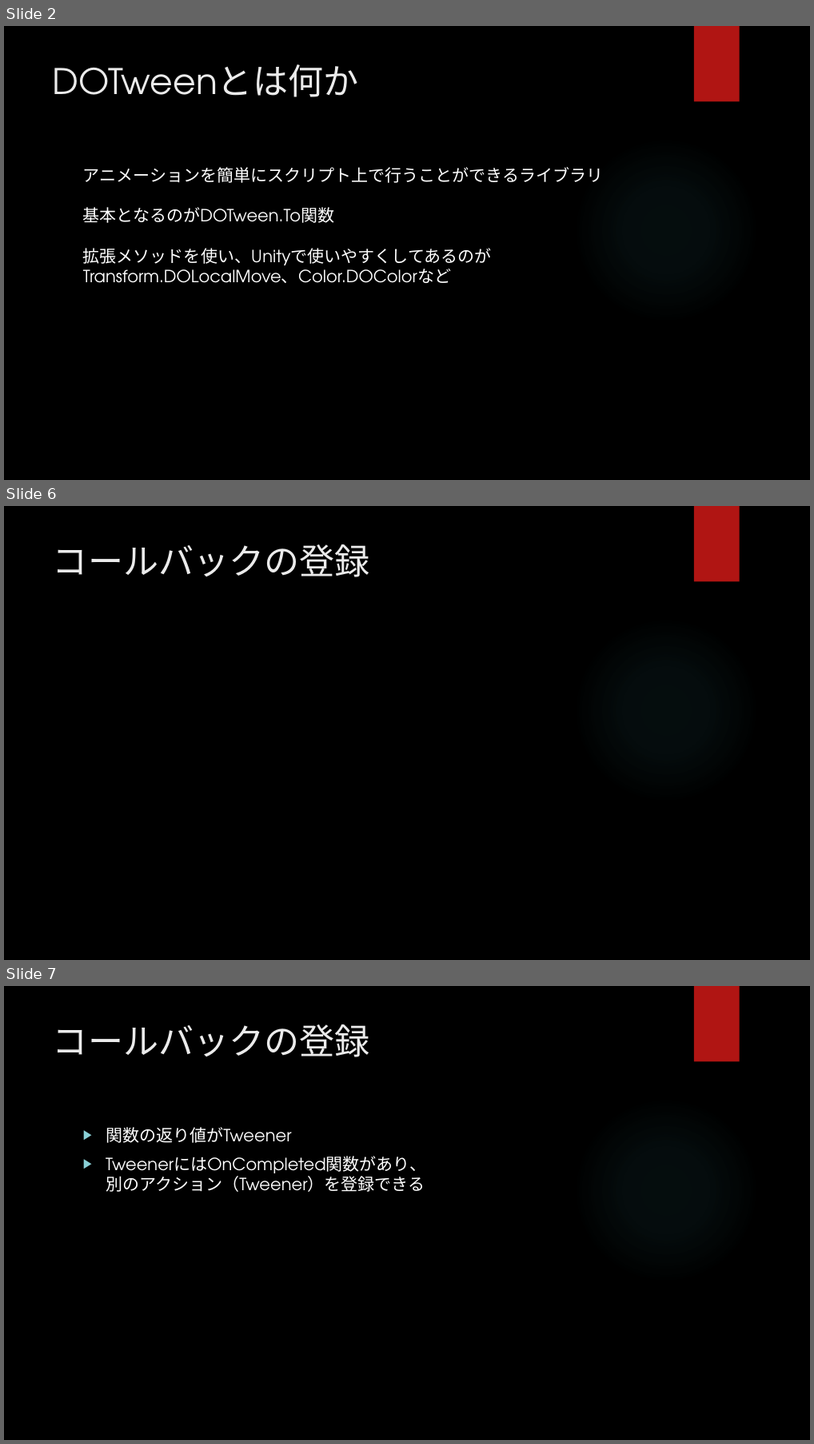
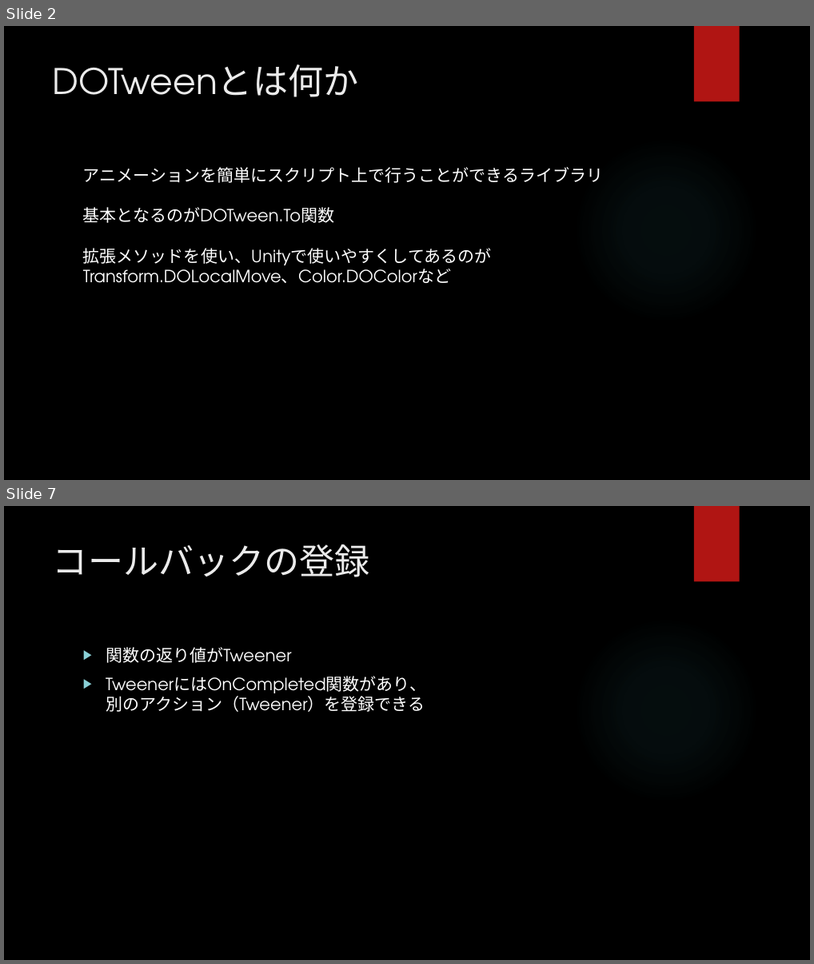
Before and after one commit to hopesnow/Study, a slide deck: RHStudy/Documents/プレゼンテーション1.pptx. Shown one above the other, each under a label of ours: slides 2, 6 and 7 before the commit, slides 2 and 7 after it; the slides between them are not shown. The pictures are 814x1444 and 814x964 pixels, drawn with LibreOffice and Linux fonts; fonts in the diff are those of the drawing; background and template pictures are left out. Boxes give left, top, right and bottom in pixels: in the first picture for what was removed or moved away, otherwise in the second. Text is boxed around its words. In the diff, an @@ line names an element or a change of style, - is before the commit and + after.

```diff
--- a/RHStudy/Documents/プレゼンテーション1.pptx
+++ b/RHStudy/Documents/プレゼンテーション1.pptx
@@ slide 6 removed at box(4, 506, 810, 960), background picture (left out); not listed: 2 template elements that a slide beside it also shows @@
@@ title removed at box(53, 544, 370, 577) @@
-コールバックの登録
```
Also in this commit, not shown: 3 slides changed, 1 slide added.
